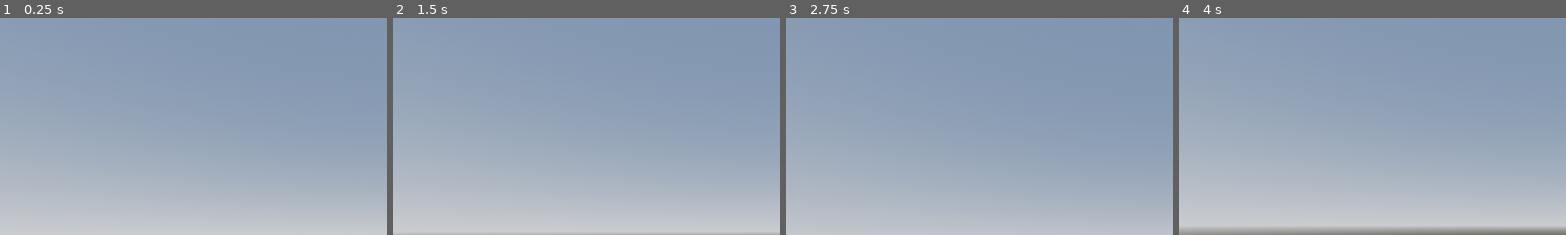
Above: before the commit, frames 1-4 (left to right).
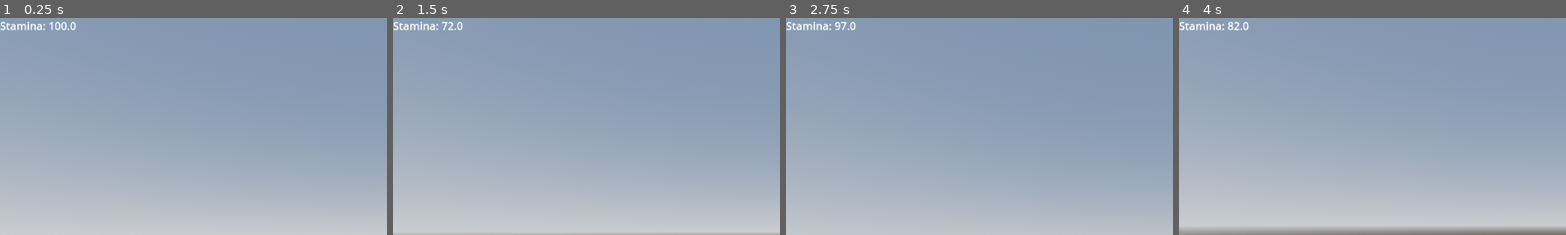
Above: after the commit, the same moments.

Repository: sushisoup867/DTAS-2
Game: Godot game, scene res://scenes/World.tscn
The game is run twice, just before and just after one commit, with the same random seed, the same clock (stepped at 60 frames per second) and the same inputs. The project has no main scene, so this scene is started directly.
Inputs (mouse positions are % of the whole screen's width and height, from its top left):
- Up to frame 1 (0.25 s): no input
- Up to frame 2 (1.5 s): tap Enter at 0.5 s; move the mouse to (55, 50) at 0.52 s; hold W (move_forward) from 0.53 s (still down); tap Shift (dash) at 0.6, 1.35 s; click (55, 50) at 0.67 s; tap Space (jump) at 0.77 s; move the mouse to (45, 50) at 1.27 s; click (45, 50) at 1.42 s
- Up to frame 3 (2.75 s): keep holding W (move_forward); tap Space (jump) at 1.52 s; move the mouse to (52, 48) at 2.02 s; tap Shift (dash) at 2.1 s; click (52, 48) at 2.17 s
- Up to frame 4 (4 s): keep holding W (move_forward); tap Space (jump) at 2.75, 3.02, 3.77 s; move the mouse to (49, 52) at 2.77 s; tap Shift (dash) at 2.85, 3.6 s; click (49, 52) at 2.92 s; tap Enter at 3.5 s; move the mouse to (57, 51) at 3.52 s; click (57, 51) at 3.67 s
The pictures show only the part of the screen within x 0-50%, y 0-50%; the shares and areas given below are measured in that part.

The runs differ from the first frame. In frame 1, 0.4% of the frame differs, in the area x 0-20%, y 1-6%; in frame 2, 0.3%; in frame 3, 0.3%; in frame 4, 0.4%.

Commit message:
readded stamina after i fricking deleted it

Diff:
--- /dev/null
+++ b/dtas-2/scenes/HUD.tscn
@@ -0,0 +1,17 @@
+[gd_scene load_steps=2 format=3 uid="uid://d26ib4t08l8uo"]
+
+[ext_resource type="Script" uid="uid://bqgwluppag0pl" path="res://scripts/HUD.gd" id="1_qpvh6"]
+
+[node name="HUD" type="Control"]
+layout_mode = 3
+anchors_preset = 15
+anchor_right = 1.0
+anchor_bottom = 1.0
+grow_horizontal = 2
+grow_vertical = 2
+script = ExtResource("1_qpvh6")
+
+[node name="DEBUG" type="Label" parent="."]
+layout_mode = 0
+offset_right = 171.0
+offset_bottom = 61.0
--- a/dtas-2/scenes/World.tscn
+++ b/dtas-2/scenes/World.tscn
@@ -1,6 +1,7 @@
-[gd_scene load_steps=7 format=3 uid="uid://so2y2ftds3wx"]
+[gd_scene load_steps=8 format=3 uid="uid://so2y2ftds3wx"]
 
 [ext_resource type="Texture2D" uid="uid://dxfibk4f78j5b" path="res://assets/kenney_prototype-textures/PNG/Dark/texture_08.png" id="1_kqs1s"]
+[ext_resource type="PackedScene" uid="uid://d26ib4t08l8uo" path="res://scenes/HUD.tscn" id="2_7g83o"]
 [ext_resource type="PackedScene" uid="uid://i1a7ibay4x5f" path="res://scenes/player.tscn" id="2_32lhk"]
 
 [sub_resource type="ProceduralSkyMaterial" id="ProceduralSkyMaterial_32lhk"]
@@ -35,6 +36,10 @@
 [node name="WorldEnvironment" type="WorldEnvironment" parent="env"]
 environment = SubResource("Environment_d1c63")
 
+[node name="CanvasLayer" type="CanvasLayer" parent="."]
+
+[node name="HUD" parent="CanvasLayer" instance=ExtResource("2_7g83o")]
+
 [node name="stage" type="Node3D" parent="."]
 
 [node name="CSGBox3D" type="CSGBox3D" parent="stage"]
--- /dev/null
+++ b/dtas-2/scripts/HUD.gd
@@ -0,0 +1,13 @@
+extends Control
+@onready var player: CharacterBody3D = $"../../player"
+@onready var debug: Label = $DEBUG
+
+
+# Called when the node enters the scene tree for the first time.
+func _ready() -> void:
+	pass # Replace with function body.
+
+
+# Called every frame. 'delta' is the elapsed time since the previous frame.
+func _process(delta: float) -> void:
+	debug.text = "Stamina: " + str(player.current_stamina)
--- a/dtas-2/scripts/playerController.gd
+++ b/dtas-2/scripts/playerController.gd
@@ -12,12 +12,13 @@
 
 @export var max_stamina := 100.0
 var current_stamina = max_stamina
-@export var stamina_recharge_rate := 10.0
+@export var stamina_recharge_rate := 5.0
 
 var dash_direction = Vector3.ZERO
 var dashing : bool = false
 @export var dashing_speed = 50.0
 @export var dash_duration = 0.1
+@export var dash_cost = 33
 
 var mouse_sensitivity = 0.25
 
@@ -30,7 +31,7 @@
 func _ready() -> void:
 	capture_mouse()
 
-# Rotates based on mouse movement
+# Rotates head and character based on mouse movement
 func _input(event):
 	if event is InputEventMouseMotion:
 		rotate_y(deg_to_rad(-event.relative.x * mouse_sensitivity))
@@ -44,21 +45,25 @@
 	if Input.is_mouse_button_pressed(MOUSE_BUTTON_LEFT):
 		capture_mouse()
 
+# Dash function
 func dash(last_direction) -> void:
-	$DashTimer.wait_time = dash_duration
-	if last_direction:
-		dash_direction = last_direction
-	else:
-		dash_direction = -transform.basis.z
-	$DashTimer.start()
-	dashing = true
+	if not dashing and current_stamina > dash_cost:
+		$DashTimer.wait_time = dash_duration
+		if last_direction:
+			dash_direction = last_direction
+		else:
+			dash_direction = -transform.basis.z
+		$DashTimer.start()
+		dashing = true
+		current_stamina -= dash_cost
 
 func _on_dash_timer_timeout() -> void:
 	dashing = false
 
+# Handles stamina regen
 func _on_stamina_timer_timeout() -> void:
 	if current_stamina < max_stamina:
-		current_stamina += stamina_recharge_rate / 10
+		current_stamina += stamina_recharge_rate
 
 	if current_stamina > max_stamina:
 		current_stamina = max_stamina
Not shown, added: dtas-2/scripts/HUD.gd.uid
